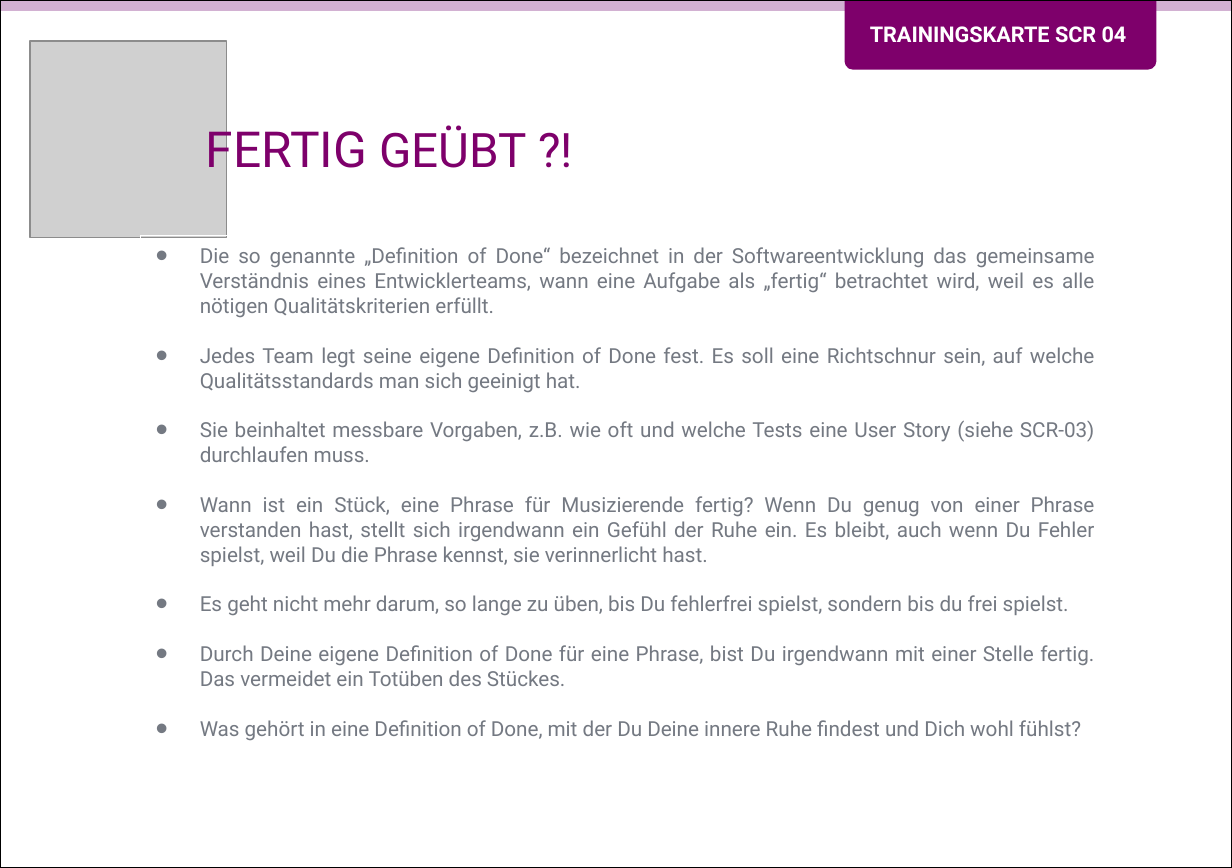
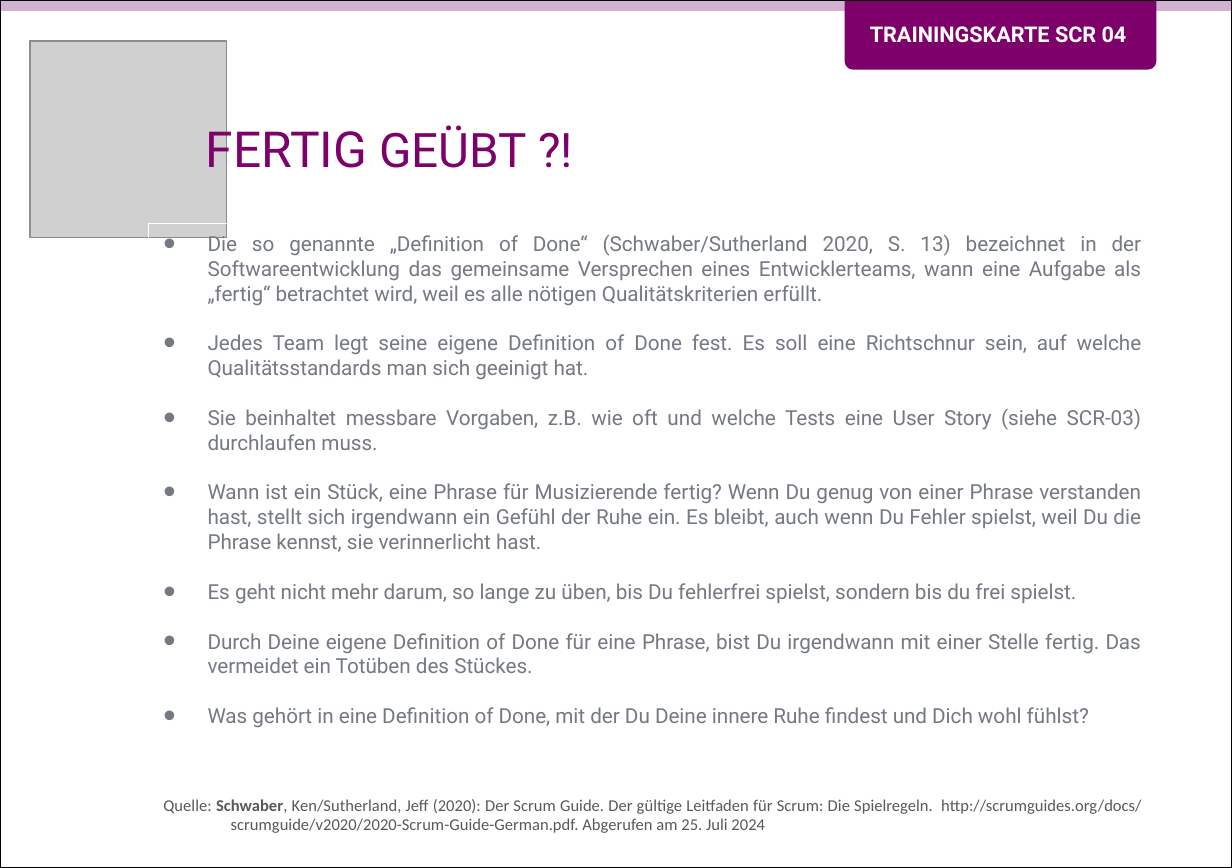
Before and after one commit to Teamtool/training-materials, a slide deck: slide 1 of training-cards/music moves/Scrum (SCR)/ger/apprentice/ger_SCR_04_Fertig_geübt_MM_A.pptx. Drawn at 1232x868 pixels with LibreOffice and Linux fonts; fonts in the diff are those of the drawing; grey boxes stand for pictures. Boxes give left, top, right and bottom in pixels: in the first picture for what was removed or moved away, otherwise in the second. Text is boxed around its words. In the diff, an @@ line names an element or a change of style, - is before the commit and + after.

Commit message:
SCR 04 Quelle eingefügt

```diff
--- a/training-cards/music moves/Scrum (SCR)/ger/apprentice/ger_SCR_04_Fertig_geübt_MM_A.pptx
+++ b/training-cards/music moves/Scrum (SCR)/ger/apprentice/ger_SCR_04_Fertig_geübt_MM_A.pptx
@@ rectangle "Die so genannte „Definition of ...": place and size @@
-rectangle "Die so genannte „Definition of ..." at box(142, 235, 1110, 800)
+rectangle "Die so genannte „Definition of ..." at box(149, 223, 1156, 763)
@@ text in rectangle at box(208, 232, 1142, 306): text changed @@
-• Die so genannte „Definition of Done“ bezeichnet in der Softwareentwicklung das gemeinsame Verständnis eines Entwicklerteams, wann eine Aufgabe als „fertig“ betrachtet wird, weil es alle nötigen Qualitätskriterien erfüllt.
+• Die so genannte „Definition of Done“ (Schwaber/Sutherland 2020, S. 13) bezeichnet in der Softwareentwicklung das gemeinsame Versprechen eines Entwicklerteams, wann eine Aufgabe als „fertig“ betrachtet wird, weil es alle nötigen Qualitätskriterien erfüllt.
@@ text added at box(163, 799, 1141, 833), 8 pt, text #595959 @@
+Quelle: Schwaber, Ken/Sutherland, Jeff (2020): Der Scrum Guide. Der gültige Leitfaden für Scrum: Die Spielregeln. http://scrumguides.org/docs/
+scrumguide/v2020/2020-Scrum-Guide-German.pdf. Abgerufen am 25. Juli 2024
```
Also in this commit, not shown: 1 other file.
